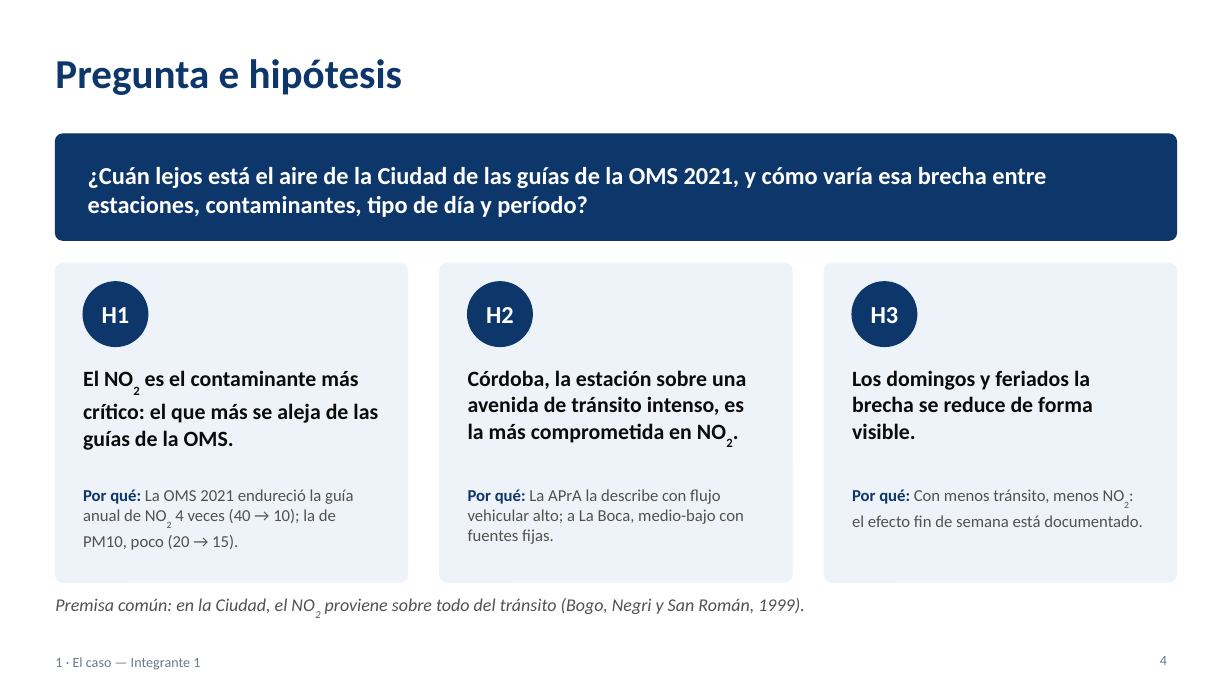
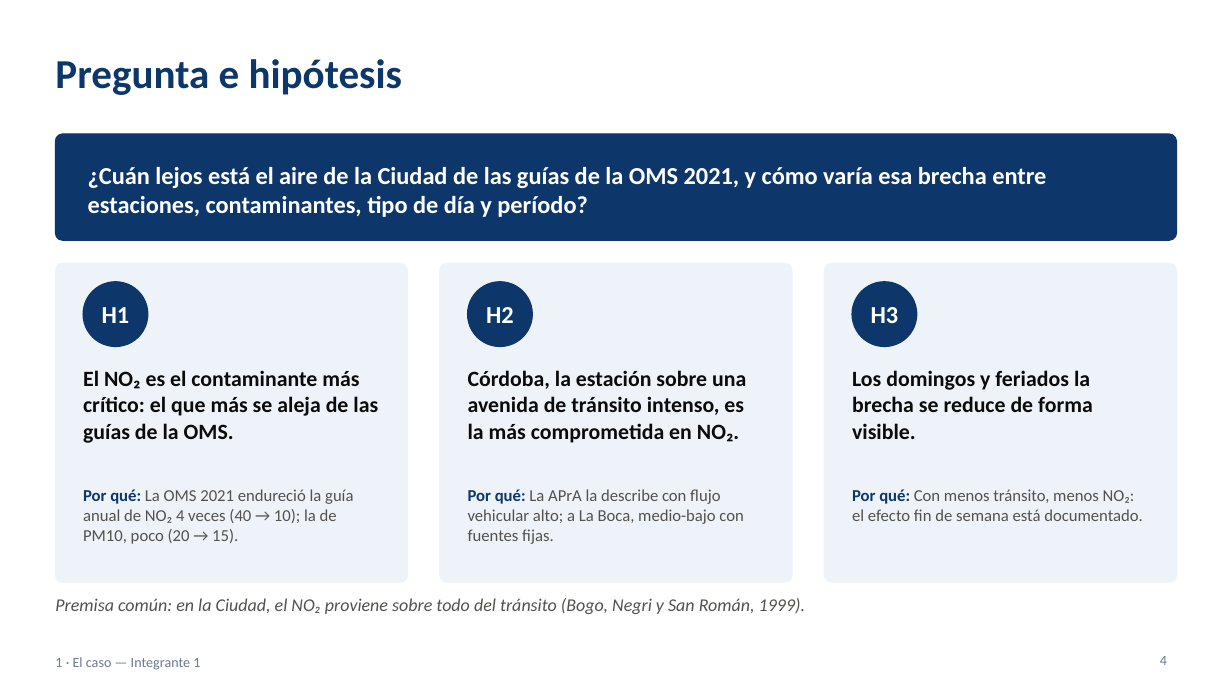
Before and after one commit to ezequielmaranda/nox-ciudad, a slide deck: slide 4 of presentacion/presentacion_tp_aire_oms.pptx. Drawn at 1232x693 pixels with LibreOffice and Linux fonts; fonts in the diff are those of the drawing. Boxes give left, top, right and bottom in pixels: in the first picture for what was removed or moved away, otherwise in the second. Text is boxed around its words. In the diff, an @@ line names an element or a change of style, - is before the commit and + after.

```diff
--- a/presentacion/presentacion_tp_aire_oms.pptx
+++ b/presentacion/presentacion_tp_aire_oms.pptx
@@ text at box(83, 370, 378, 443): text changed @@
-El NO2 es el contaminante más crítico: el que más se aleja de las guías de la OMS.
+El NO₂ es el contaminante más crítico: el que más se aleja de las guías de la OMS.
@@ text at box(468, 370, 746, 443): text changed @@
-Córdoba, la estación sobre una avenida de tránsito intenso, es la más comprometida en NO2.
+Córdoba, la estación sobre una avenida de tránsito intenso, es la más comprometida en NO₂.
@@ text at box(83, 489, 353, 544): text changed @@
-Por qué: La OMS 2021 endureció la guía anual de NO2 4 veces (40 → 10); la de PM10, poco (20 → 15).
+Por qué: La OMS 2021 endureció la guía anual de NO₂ 4 veces (40 → 10); la de PM10, poco (20 → 15).
@@ text at box(852, 489, 1143, 521): text changed @@
-Por qué: Con menos tránsito, menos NO2: el efecto fin de semana está documentado.
+Por qué: Con menos tránsito, menos NO₂: el efecto fin de semana está documentado.
@@ text at box(55, 598, 805, 614): text changed @@
-Premisa común: en la Ciudad, el NO2 proviene sobre todo del tránsito (Bogo, Negri y San Román, 1999).
+Premisa común: en la Ciudad, el NO₂ proviene sobre todo del tránsito (Bogo, Negri y San Román, 1999).
```
Also in this commit, not shown: 20 other slides changed, 1 other file.
